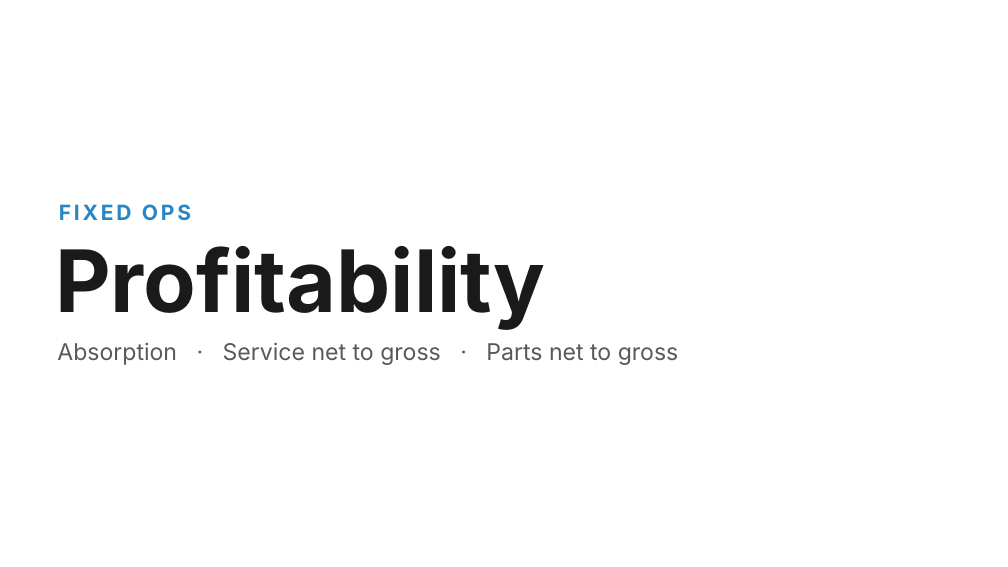
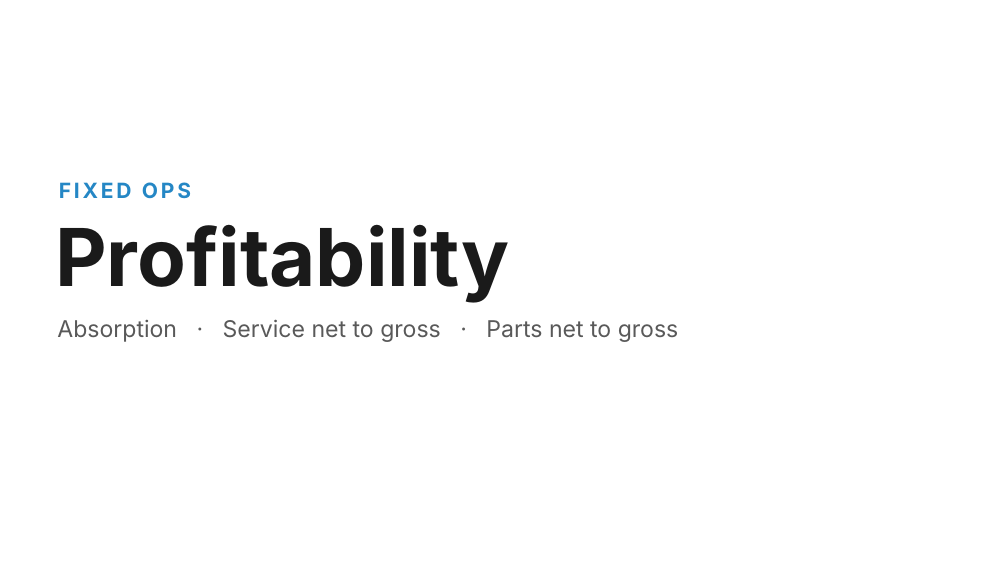
Before and after one commit to Ndresner/Noah, a slide deck: slide 1 of day2-deck/decks/Fixed Ops Profitability - House Style.pptx. Drawn at 1008x567 pixels with LibreOffice and Linux fonts; fonts in the diff are those of the drawing. Boxes give left, top, right and bottom in pixels: in the first picture for what was removed or moved away, otherwise in the second. Text is boxed around its words. In the diff, an @@ line names an element or a change of style, - is before the commit and + after.

```diff
--- a/day2-deck/decks/Fixed Ops Profitability - House Style.pptx
+++ b/day2-deck/decks/Fixed Ops Profitability - House Style.pptx
@@ text "FIXED OPS": place and size @@
-text "FIXED OPS" at <box>59,204,191,220</box>
+text "FIXED OPS" at <box>59,182,191,198</box>
@@ text "Profitability": place and size @@
-text "Profitability" at <box>55,246,546,330</box>
+text "Profitability" at <box>55,224,510,302</box>
@@ text "Profitability" at <box>55,224,510,302</box>: size 82 to 76 pt @@
@@ text "Absorption · Service net to ...": place and size @@
-text "Absorption · Service net to ..." at <box>57,342,679,365</box>
+text "Absorption · Service net to ..." at <box>57,319,679,342</box>
```
Also in this commit, not shown: 9 other slides changed, 45 other files.
